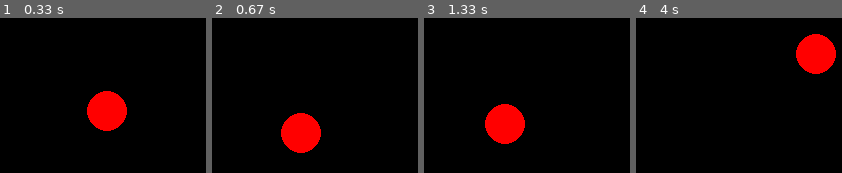
Above: before the commit, frames 1-4 (left to right).
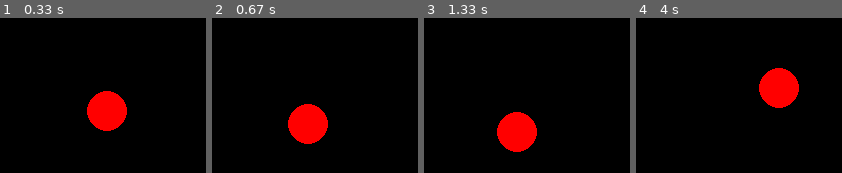
Above: after the commit, the same moments.

Repository: ZEFERUS777/PyGame-Yandex-
Game: pygame game, started from PG2/P5.py
The game is run twice, just before and just after one commit, with the same random seed, the same clock (stepped at 60 frames per second) and the same inputs.
Inputs (mouse positions are in pixels of both pictures, inside the frame that each line leads up to):
- Up to frame 1 (0.33 s): no input
- Up to frame 2 (0.67 s): click (300, 134) at 0.38 s
- Up to frame 3 (1.33 s): click (533, 143) at 0.72 s; click (outside the picture) at 1.05 s
- Up to frame 4 (4 s): click (outside the picture) at 1.38 s; click (outside the picture) at 1.72 s; click (outside the picture) at 2.05 s; click (726, 27) at 2.38 s; click (outside the picture) at 2.72 s; click (outside the picture) at 3.05 s; click (outside the picture) at 3.38 s; click (outside the picture) at 3.72 s

Frame 1 is identical in both runs. In frame 2, 2.8% of the frame differs, in the area x 33-57%, y 55-88%; in frame 3, 3.5%; in frame 4, 7.7%, in the area x 59-98%, y 10-59%.

Commit message:
ADD FILE

Diff:
--- a/PG2/P5.py
+++ b/PG2/P5.py
@@ -7,7 +7,7 @@
 SIZE = width, height = 501, 501
 CENTER = (width // 2, height // 2)
 RADIUS = 20
-SPEED = 2
+SPEED = 1
 
 screen = pygame.display.set_mode(SIZE)
 pygame.display.set_caption("P5")
Not shown, changed: .gigaide/gigaide.properties
Empty file added: PG4/P1.py
